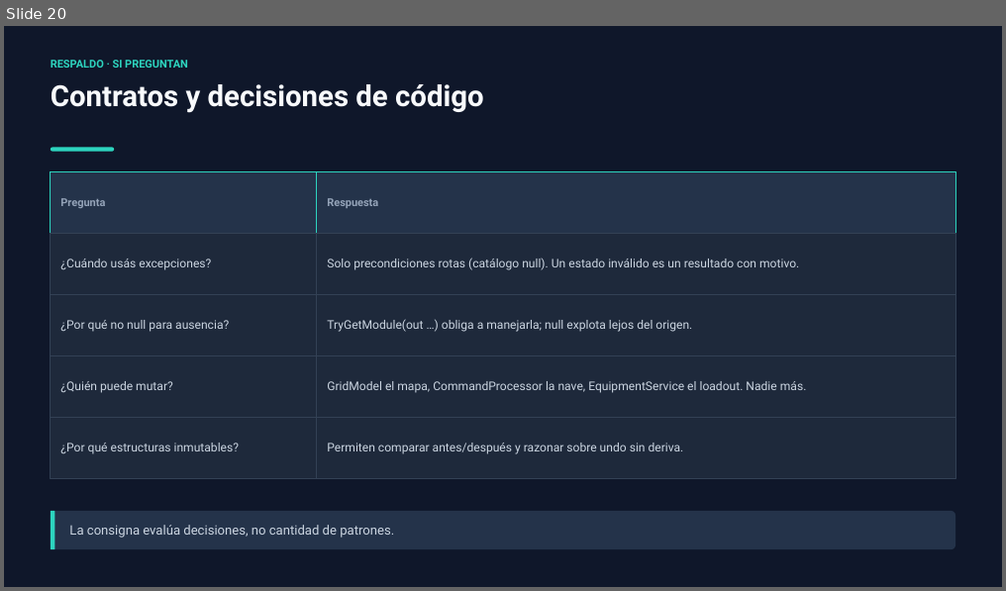
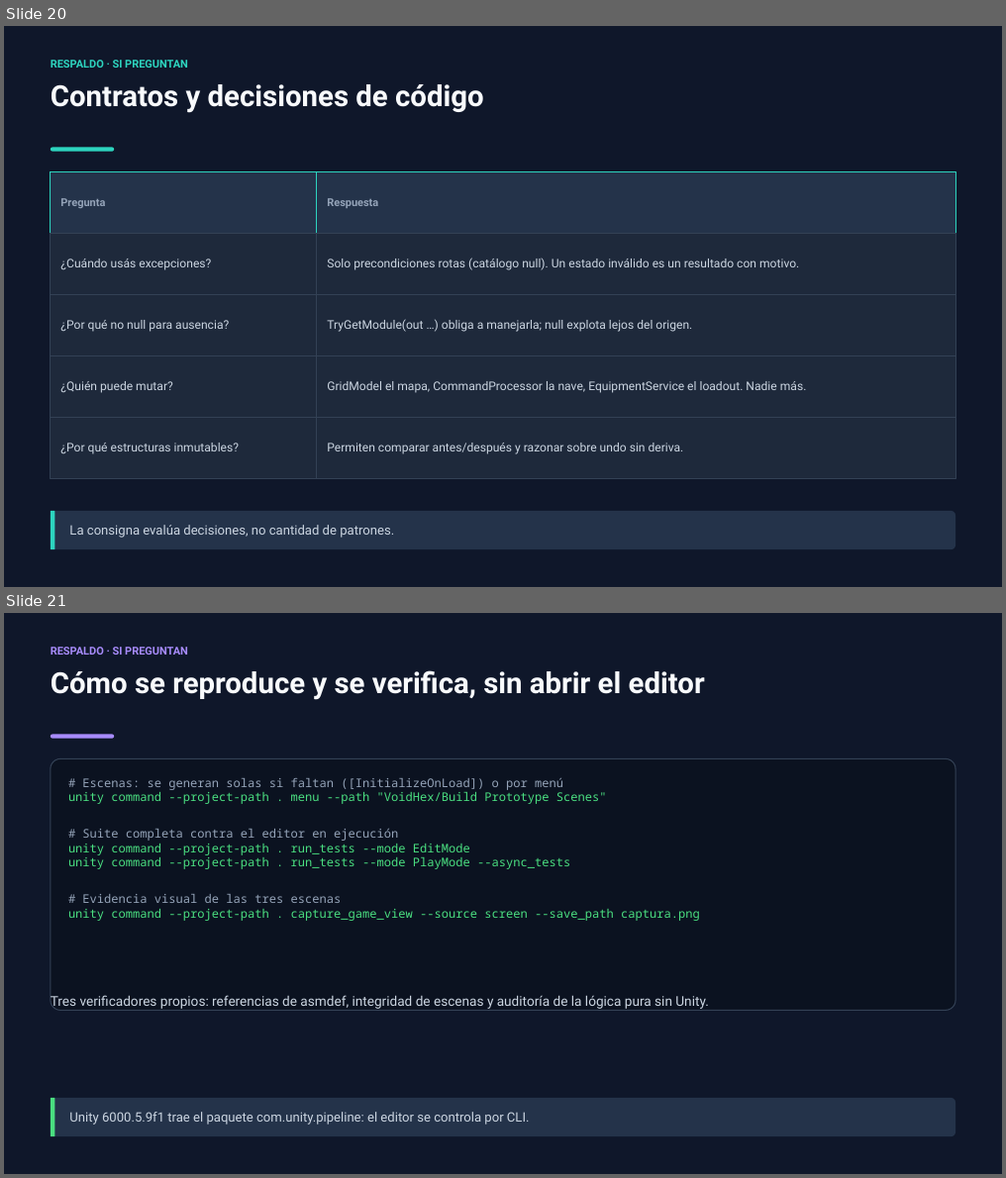
Before and after one commit to SenKetZu/HexPG, a slide deck: docs/presentacion/TP2-VoidHex-Tactics.pptx. Shown one above the other, each under a label of ours: slide 20 before the commit, slides 20 and 21 after it. The pictures are 1006x591 and 1006x1178 pixels, drawn with LibreOffice and Linux fonts; fonts in the diff are those of the drawing. Boxes give left, top, right and bottom in pixels: in the first picture for what was removed or moved away, otherwise in the second. Text is boxed around its words. In the diff, an @@ line names an element or a change of style, - is before the commit and + after.

Commit message:
Add offline verifiers, refresh the deck with real cases, drop committed logs
Verifiers: check_asmdef_refs.py compares each file's using directives against its asmdef references (catches CS0234/CS0012 before recompiling), check_scenes.py asserts components, camera, light and P3 asset wiring per scene, and console_errors.py filters errors out of the Unity console JSON. The two dotnet projects are now tracked: the Unity template's *.csproj rule ignored them because the exception sat before the rule it overrides.

The deck replaces abstractions with the actual cases: real event counts, the real command sequence and PA/hull numbers, real module ids, and a new slide with the four defects found while implementing. The exclusion list no longer claims there is no real art, which stopped being true.

Removes Assets/Logs, which had been committed by mistake: capture_game_view resolves save_path against the authoring root.

```diff
--- a/docs/presentacion/TP2-VoidHex-Tactics.pptx
+++ b/docs/presentacion/TP2-VoidHex-Tactics.pptx
@@ slide 21 added at [4, 613, 1002, 1174], background #0F172A @@
@@ text added at [51, 647, 188, 655], 10.5 pt, text #A78BFA, bold @@
+RESPALDO · SI PREGUNTAN
@@ text added at [51, 670, 705, 700], 28 pt, text #F8FAFC, bold @@
+Cómo se reproduce y se verifica, sin abrir el editor
@@ rounded rectangle added at [51, 735, 114, 739], fill #A78BFA @@
@@ rounded rectangle added at [51, 759, 955, 1011], fill #0B1220, outline #334155 1 pt @@
@@ text added at [68, 778, 700, 921], 11.5 pt, text #4ADE80 @@
+# Escenas: se generan solas si faltan ([InitializeOnLoad]) o por menú
+unity command --project-path . menu --path "VoidHex/Build Prototype Scenes"
+# Suite completa contra el editor en ejecución
+unity command --project-path . run_tests --mode EditMode
+unity command --project-path . run_tests --mode PlayMode --async_tests
+# Evidencia visual de las tres escenas
+unity command --project-path . capture_game_view --source screen --save_path captura.png
@@ text added at [51, 995, 708, 1011], 13 pt, text #CBD5E1 @@
+Tres verificadores propios: referencias de asmdef, integridad de escenas y auditoría de la lógica pura sin Unity.
@@ rounded rectangle added at [51, 1098, 955, 1137], fill #24334A @@
@@ rounded rectangle added at [51, 1098, 54, 1137], fill #4ADE80 @@
@@ text added at [69, 1112, 530, 1125], 12.5 pt, text #CBD5E1 @@
+Unity 6000.5.9f1 trae el paquete com.unity.pipeline: el editor se controla por CLI.
```
Also in this commit, not shown: 7 slides changed, 1 slide removed, 12 other files.
